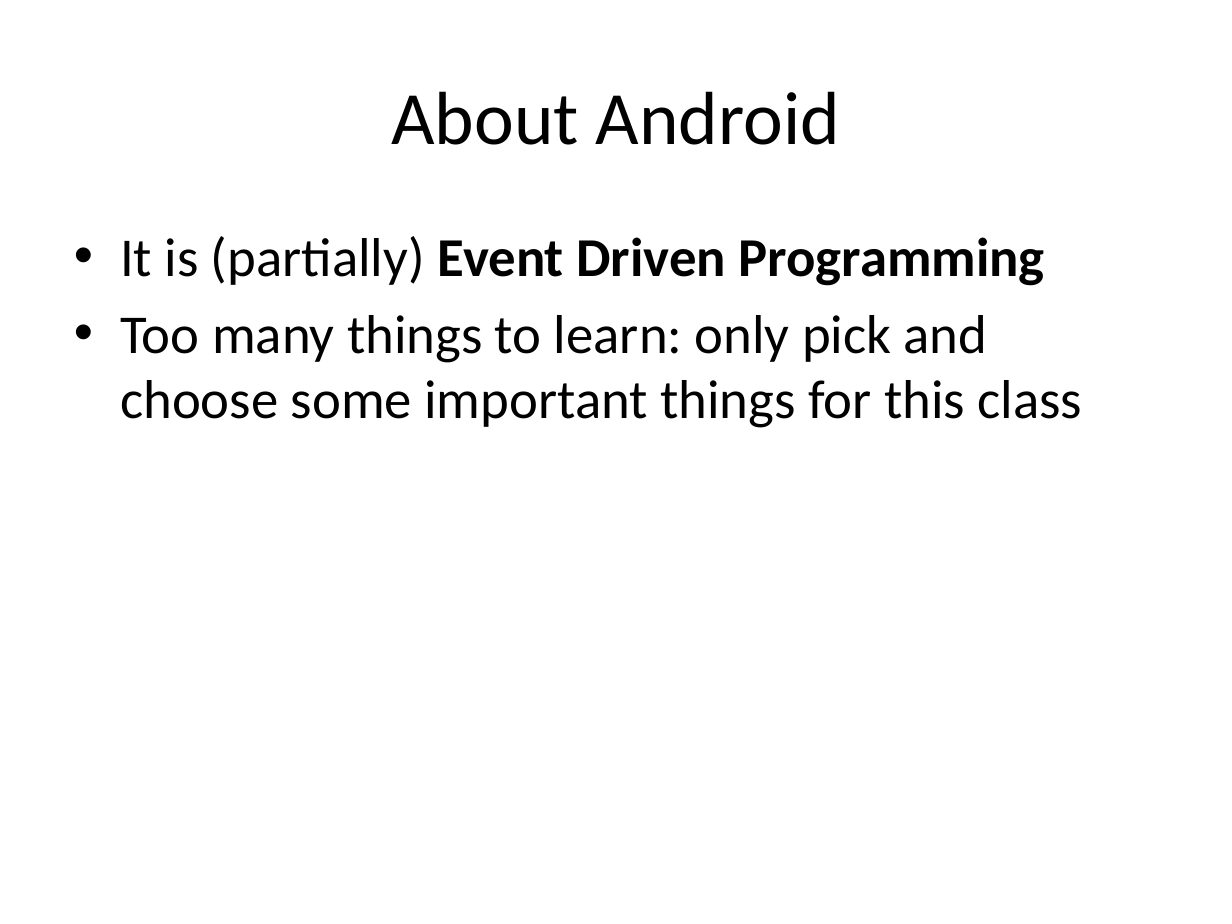
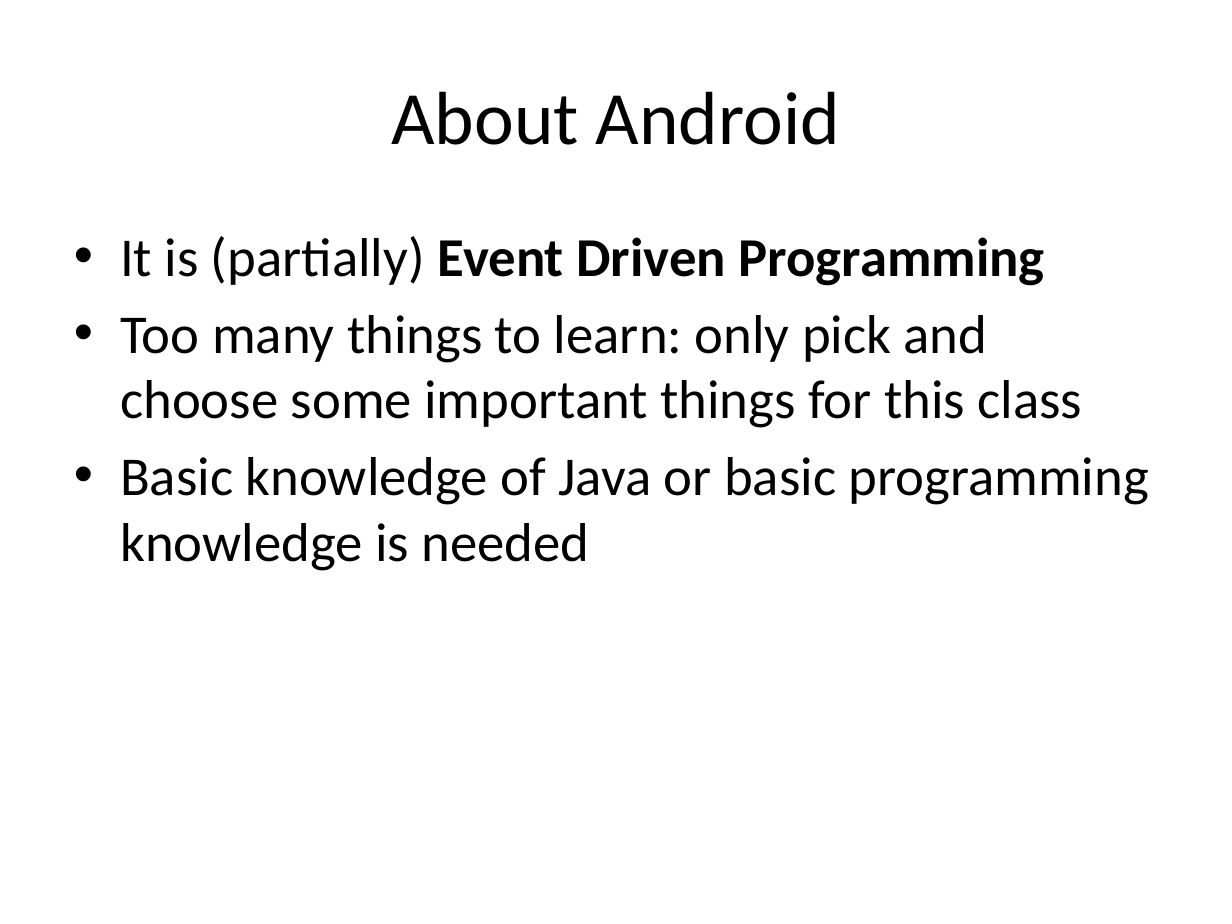
Before and after one commit to chang47/AndroidTutorial, a slide deck: slide 4 of Lesson1 First App/Android Lesson 1.pptx. Drawn at 1232x924 pixels with LibreOffice and Linux fonts; fonts in the diff are those of the drawing. Boxes give left, top, right and bottom in pixels: in the first picture for what was removed or moved away, otherwise in the second. Text is boxed around its words. In the diff, an @@ line names an element or a change of style, - is before the commit and + after.

```diff
--- a/Lesson1 First App/Android Lesson 1.pptx
+++ b/Lesson1 First App/Android Lesson 1.pptx
@@ text at (120, 457, 1149, 571): paragraph added @@
+• Basic knowledge of Java or basic programming knowledge is needed
```
Also in this commit, not shown: 7 other slides changed, 26 slides added, 1 slide removed, 30 other files.
